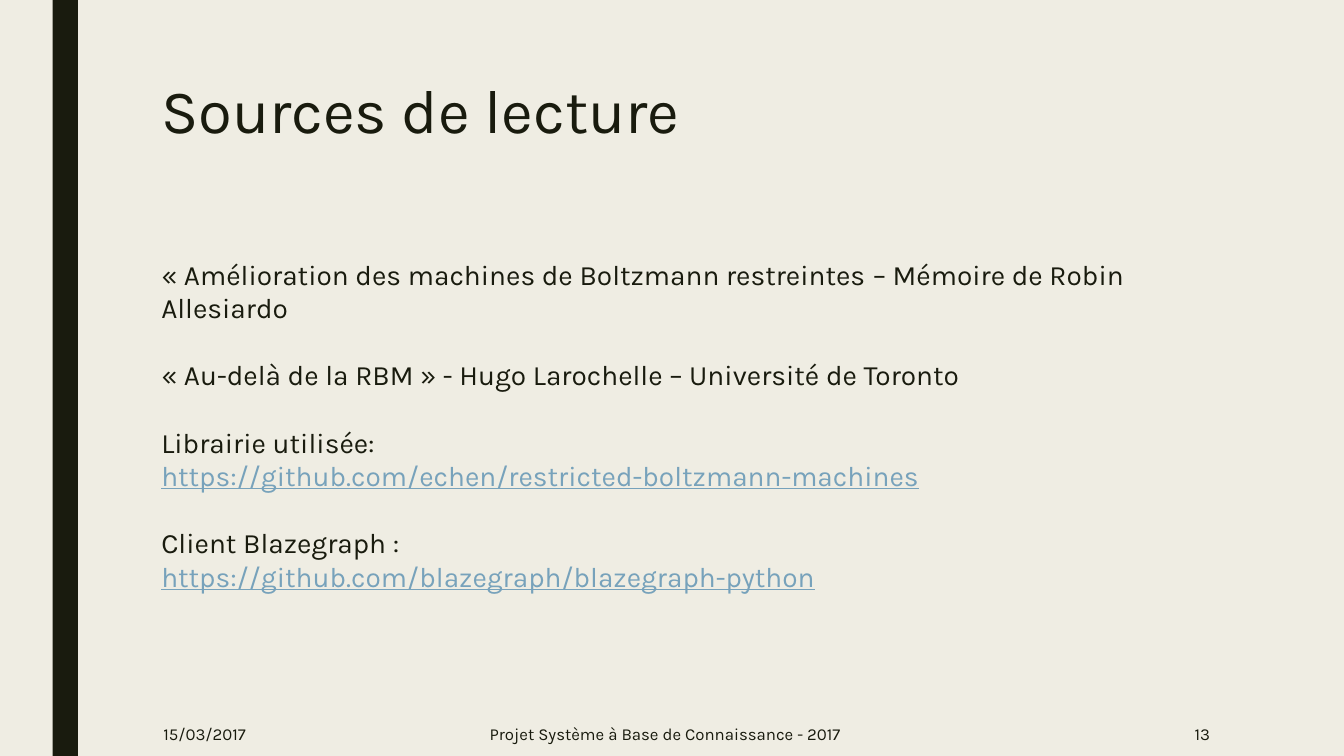
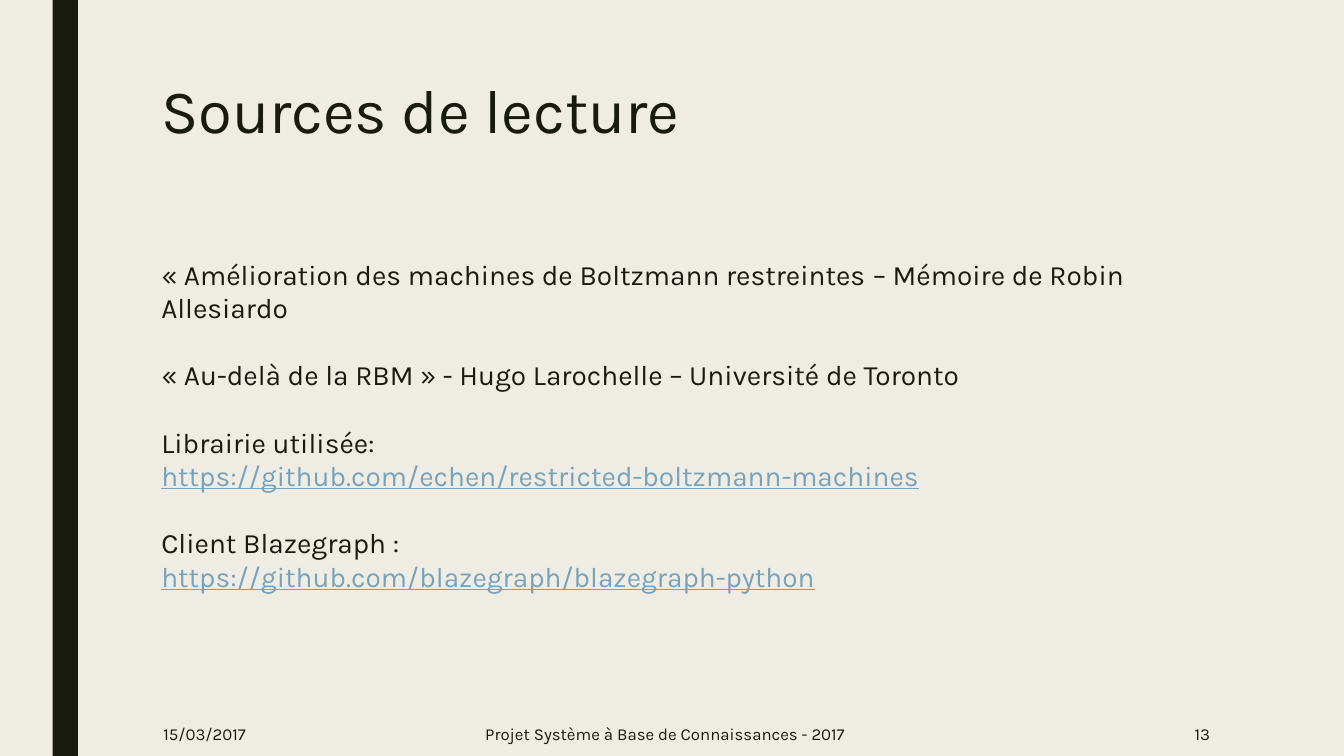
Before and after one commit to GuillaumeHaben/sbc-rbm, a slide deck: slide 12 of Projet_SBC.pptx. Drawn at 1344x756 pixels with LibreOffice and Linux fonts; fonts in the diff are those of the drawing. Boxes give left, top, right and bottom in pixels: in the first picture for what was removed or moved away, otherwise in the second. Text is boxed around its words. In the diff, an @@ line names an element or a change of style, - is before the commit and + after.

```diff
--- a/Projet_SBC.pptx
+++ b/Projet_SBC.pptx
@@ text at [485, 727, 845, 744]: text changed @@
-Projet Système à Base de Connaissance - 2017
+Projet Système à Base de Connaissances - 2017
```
Also in this commit, not shown: 10 other slides changed.
